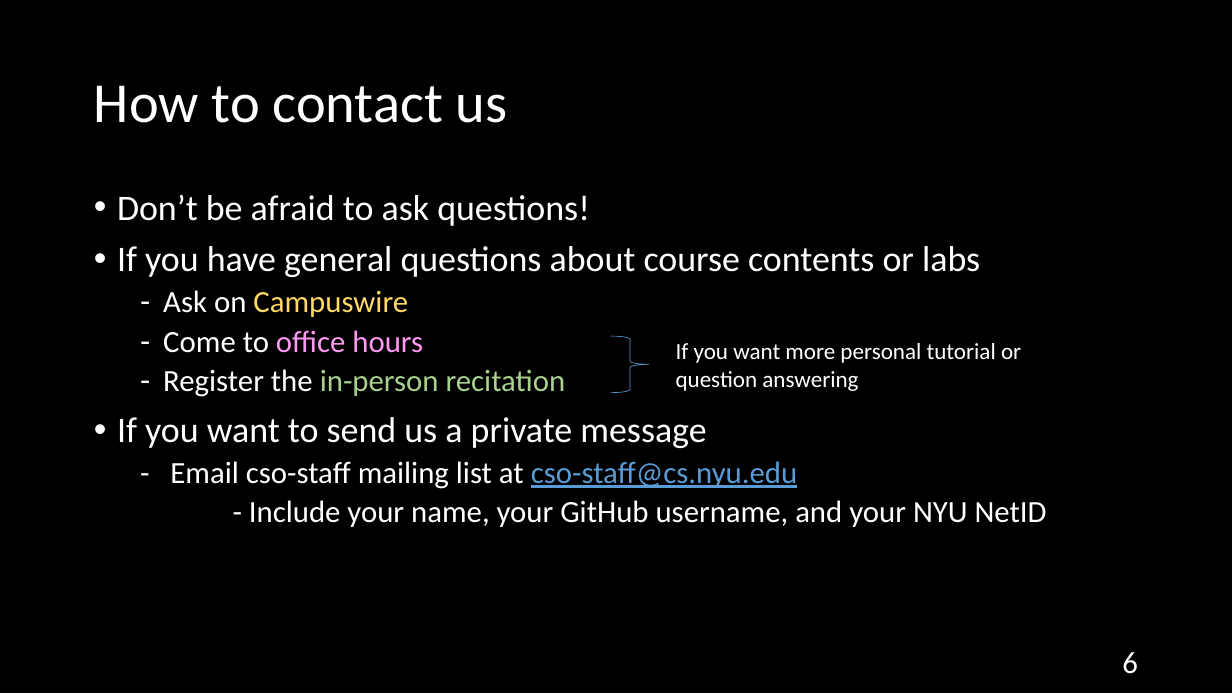
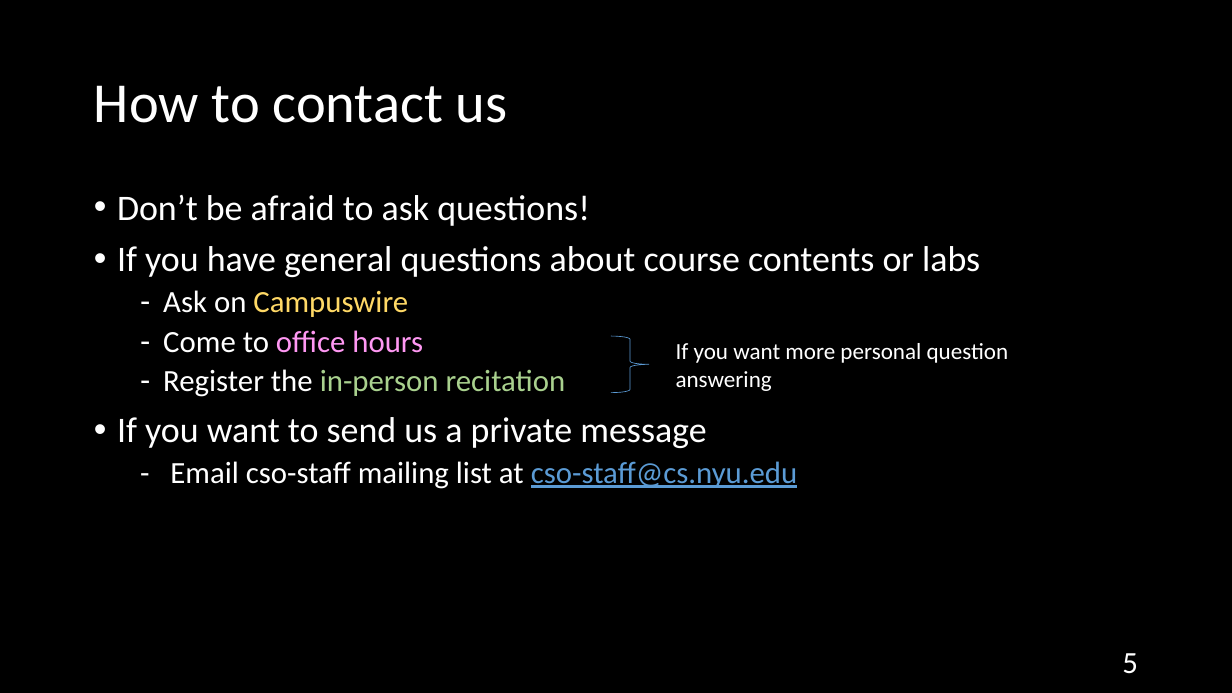
Before and after one commit to NYU-CSO/nyu-cso.github.io, a slide deck: slide 5 of rec-notes/r01.pptx (slide 6 before the commit). Drawn at 1232x693 pixels with LibreOffice and Linux fonts; fonts in the diff are those of the drawing. Boxes give left, top, right and bottom in pixels: in the first picture for what was removed or moved away, otherwise in the second. Text is boxed around its words. In the diff, an @@ line names an element or a change of style, - is before the commit and + after.

```diff
--- a/rec-notes/r01.pptx
+++ b/rec-notes/r01.pptx
@@ text at <box>676,343,1009,391</box>: text changed @@
-If you want more personal tutorial or question answering
+If you want more personal question answering
@@ text at <box>249,500,1047,527</box>: paragraph removed @@
-  - Include your name, your GitHub username, and your NYU NetID
@@ page number at <box>1122,653,1138,674</box>: text changed @@
-6
+5
```
Also in this commit, not shown: 8 other slides changed, 1 slide added, 3 slides removed, 1 other file.
